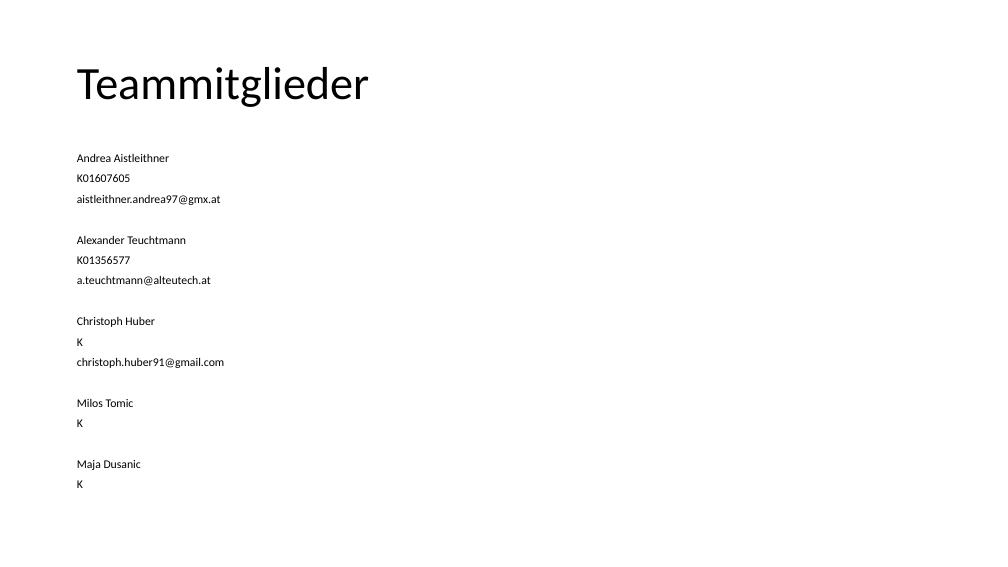
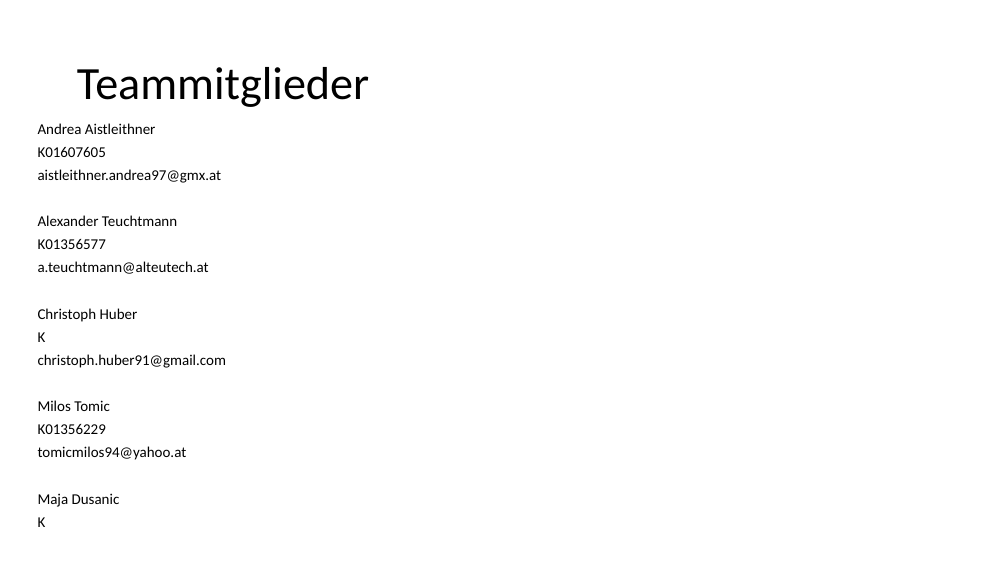
Before and after one commit to ateuchtmann/259035_SoftEngPR, a slide deck: slide 2 of Organisation/PR Software Engineering.pptx. Drawn at 1008x567 pixels with LibreOffice and Linux fonts; fonts in the diff are those of the drawing. Boxes give left, top, right and bottom in pixels: in the first picture for what was removed or moved away, otherwise in the second. Text is boxed around its words. In the diff, an @@ line names an element or a change of style, - is before the commit and + after.

```diff
--- a/Organisation/PR Software Engineering.pptx
+++ b/Organisation/PR Software Engineering.pptx
@@ text "Andrea Aistleithner": place and size @@
-text "Andrea Aistleithner" at (77,154,225,488)
+text "Andrea Aistleithner" at (38,123,227,527)
@@ text at (38,123,227,527): size 11.2 to 14.3 pt in "Andrea Aistleithner", "K01607605", "aistleithner.andrea97@gmx.at", "Alexander Teuchtmann" and 8 more places @@
@@ text at (38,424,187,460): text changed; size 11.2 to 14.3 pt @@
-K
+K01356229
+tomicmilos94@yahoo.at
```
Also in this commit, not shown: 1 other slide changed.
